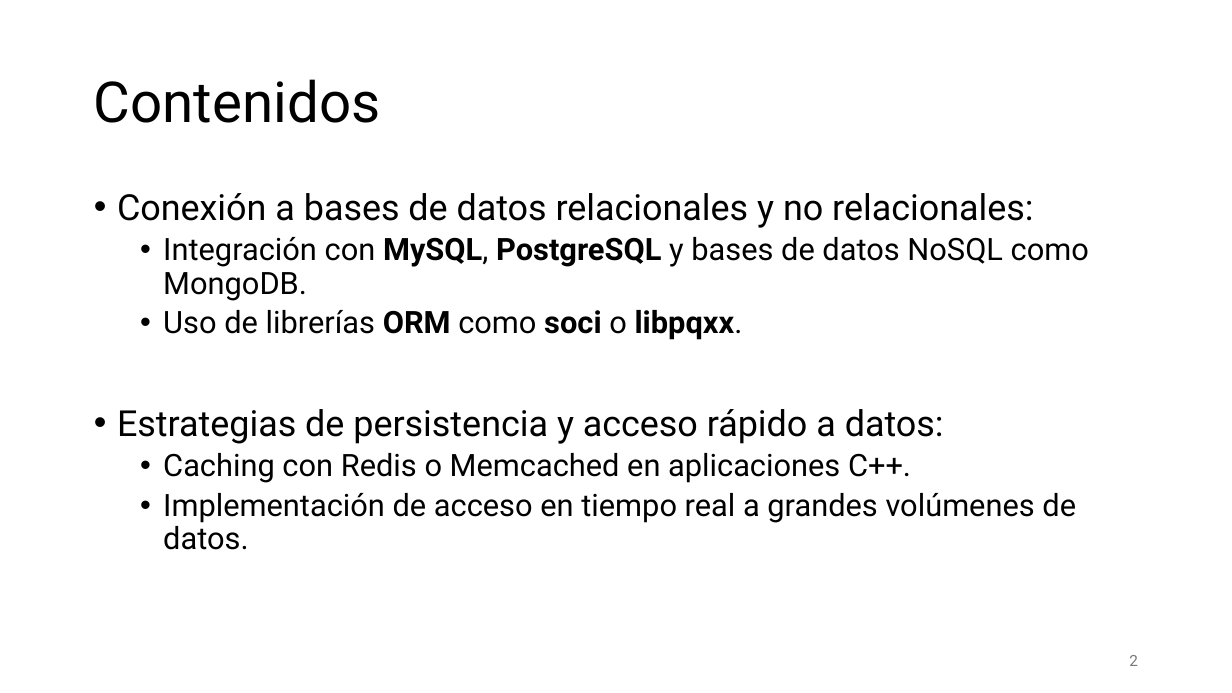
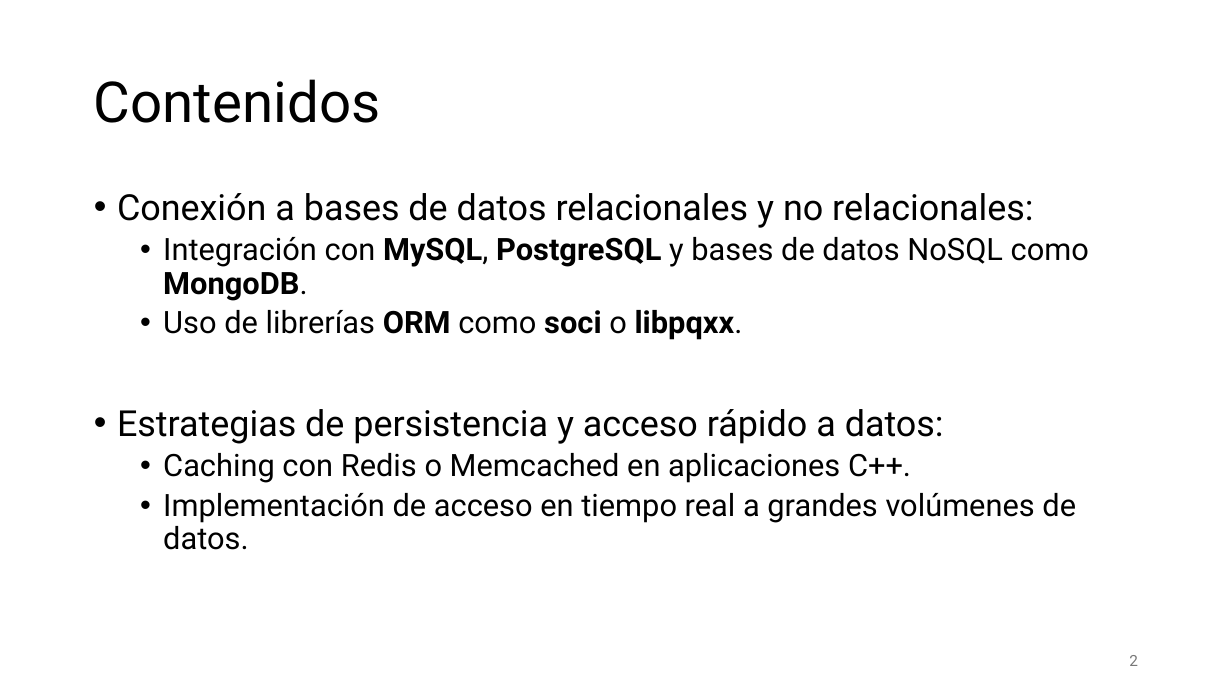
Before and after one commit to aldebarran22/CURSO_CPP_SERVICIOS_30H, a slide deck: slide 2 of doc/4_Gestion_estado_persistencia.pptx. Drawn at 1232x693 pixels with LibreOffice and Linux fonts; fonts in the diff are those of the drawing. Boxes give left, top, right and bottom in pixels: in the first picture for what was removed or moved away, otherwise in the second. Text is boxed around its words. In the diff, an @@ line names an element or a change of style, - is before the commit and + after.

```diff
--- a/doc/4_Gestion_estado_persistencia.pptx
+++ b/doc/4_Gestion_estado_persistencia.pptx
@@ text at (163,237,1089,301): bold on in "MongoDB." @@
```
Also in this commit, not shown: 8 other files.
